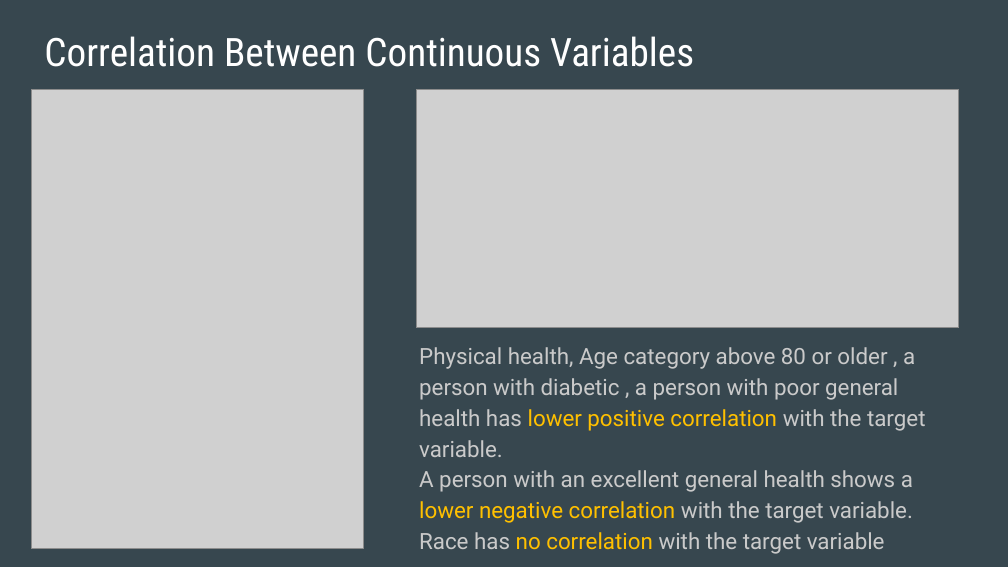
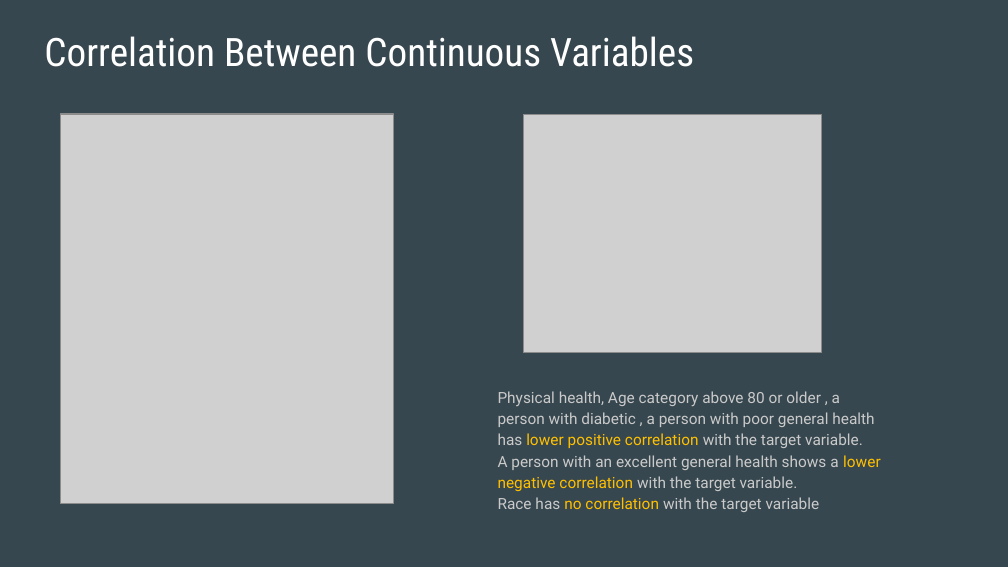
Before and after one commit to apombo90/Predicting_Heart_Disease, a slide deck: slide 13 of Final Project - Group 7.pptx. Drawn at 1008x567 pixels with LibreOffice and Linux fonts; fonts in the diff are those of the drawing; grey boxes stand for pictures. Boxes give left, top, right and bottom in pixels: in the first picture for what was removed or moved away, otherwise in the second. Text is boxed around its words. In the diff, an @@ line names an element or a change of style, - is before the commit and + after.

```diff
--- a/Final Project - Group 7.pptx
+++ b/Final Project - Group 7.pptx
@@ picture: place and size @@
-picture at (31,90,364,548)
+picture at (60,114,393,504)
@@ picture: place and size @@
-picture at (416,90,959,329)
+picture at (524,114,822,353)
@@ text "Physical health, Age category above ...": place and size @@
-text "Physical health, Age category above ..." at (419,347,926,554)
+text "Physical health, Age category above ..." at (498,391,881,512)
@@ text "Physical health, Age category above ..." at (498,391,881,512): size 16 to 11 pt @@
```
Also in this commit, not shown: 7 other slides changed, 1 slide added, 2 slides removed.
